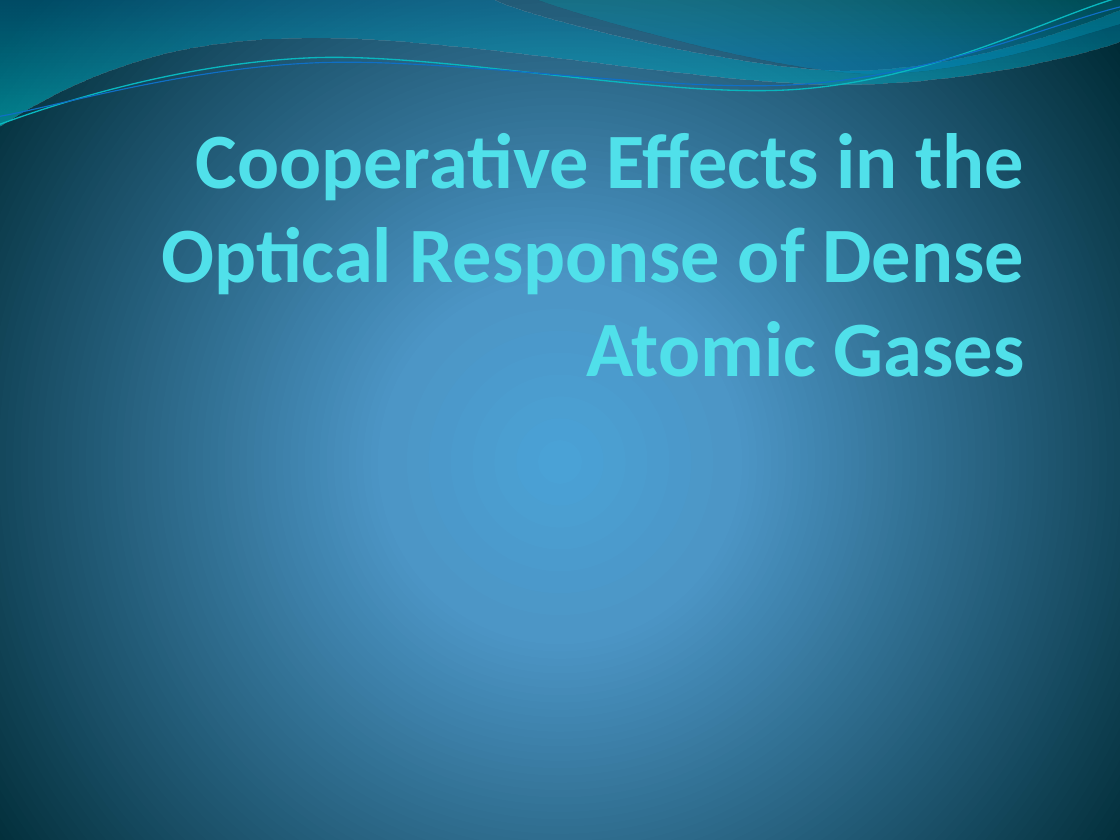
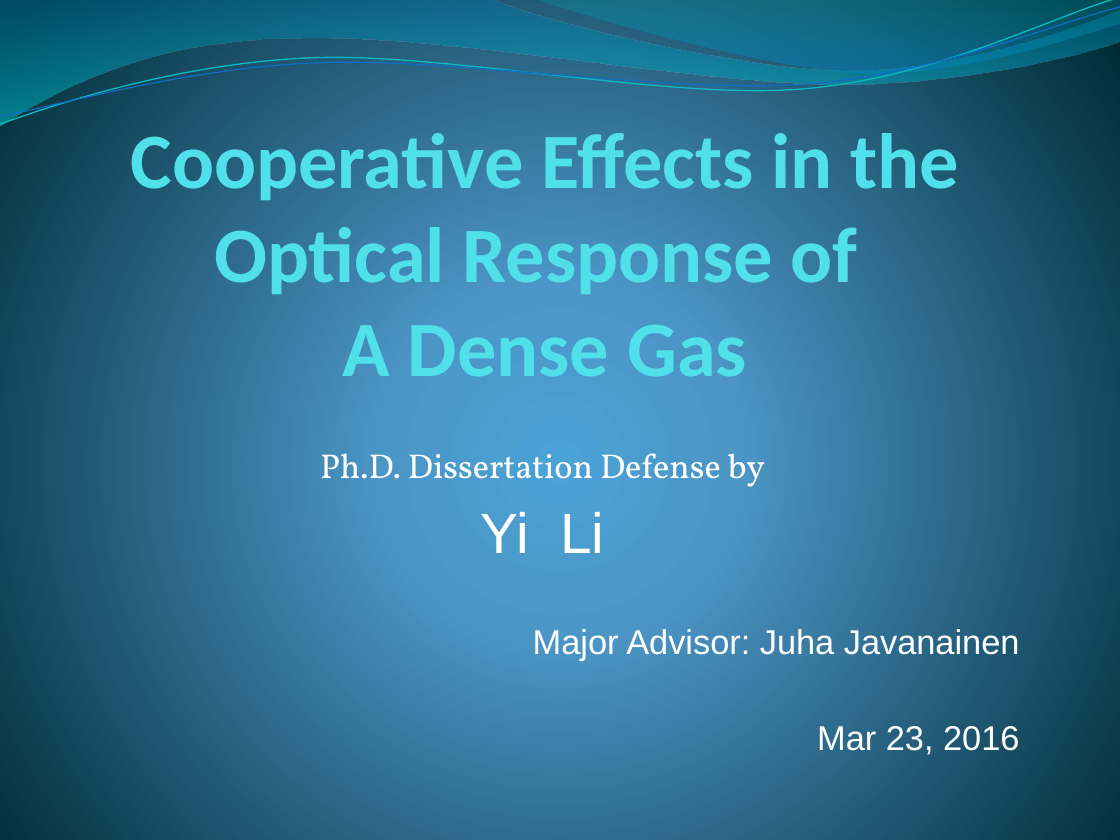
Before and after one commit to garylee213/thesis, a slide deck: slide 1 of defense.pptx. Drawn at 1120x840 pixels with LibreOffice and Linux fonts; fonts in the diff are those of the drawing. Boxes give left, top, right and bottom in pixels: in the first picture for what was removed or moved away, otherwise in the second. Text is boxed around its words. In the diff, an @@ line names an element or a change of style, - is before the commit and + after.

```diff
--- a/defense.pptx
+++ b/defense.pptx
@@ title at <box>131,122,959,377</box>: text changed @@
-Cooperative Effects in the Optical Response of Dense Atomic Gases
+Cooperative Effects in the Optical Response of
+A Dense Gas
@@ subtitle added at <box>320,453,1020,755</box>, 22.1 pt, text #FFFFFF @@
+Ph.D. Dissertation Defense by
+Yi Li
+Major Advisor: Juha Javanainen
+Mar 23, 2016
```
Also in this commit, not shown: 7 slides added, 1 slide removed, 5 other files.
